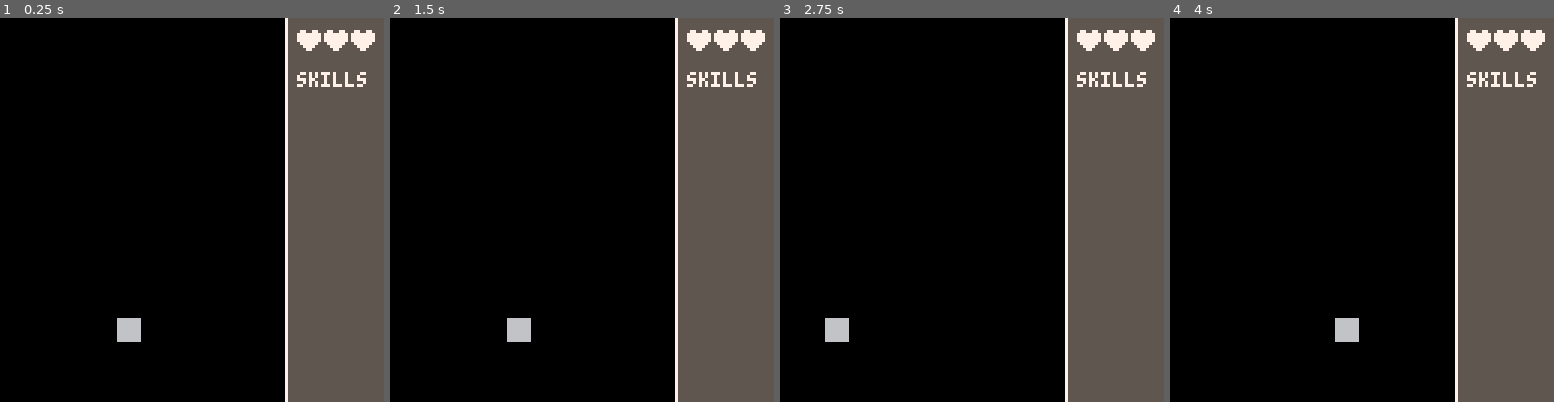
Above: before the commit, frames 1-4 (left to right).
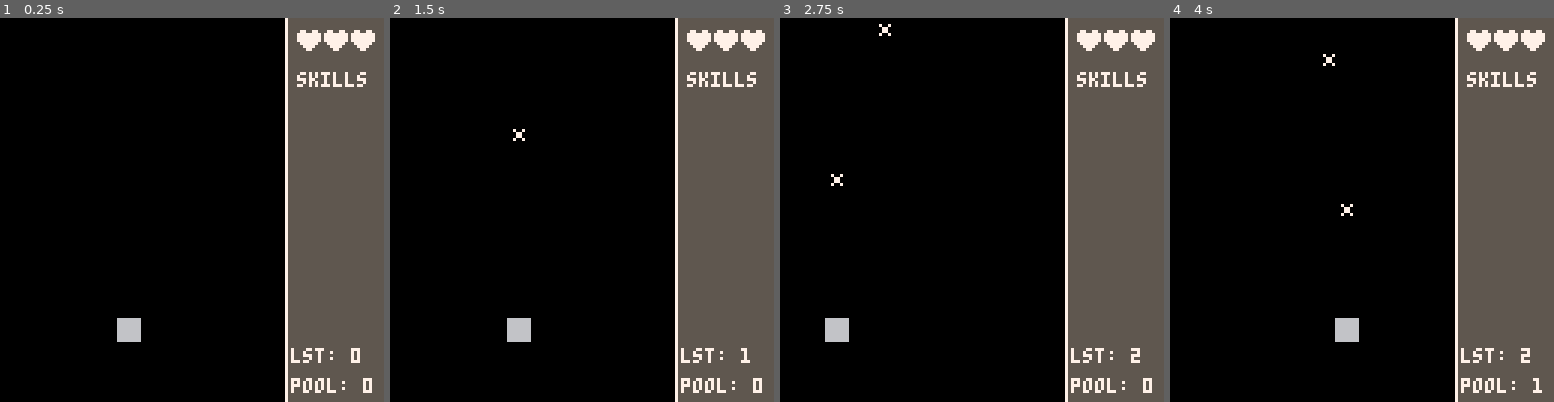
Above: after the commit, the same moments.

Repository: ydrubs/GCCC_GameJam
Game: PICO-8 cartridge nguyen_game/element_wizard.p8
The game is run twice, just before and just after one commit, with the same random seed, the same clock (stepped at 60 frames per second) and the same inputs.
Inputs:
- Up to frame 1 (0.25 s): no input
- Up to frame 2 (1.5 s): tap X (X key) at 1.07 s
- Up to frame 3 (2.75 s): hold Left 1.97-2.37 s; tap X (X key) at 2.07, 2.4, 2.73 s
- Up to frame 4 (4 s): hold Right 2.87-3.53 s; tap X (X key) at 3.07, 3.4, 3.73 s

The runs differ from the first frame. In frame 1, 0.5% of the frame differs, in the area x 75-97%, y 85-98%; in frame 2, 0.6%; in frame 3, 0.6%, in the area x 13-97%, y 1-98%; in frame 4, 0.6%.

Commit message:
add object pooling to projectile

Diff:
--- a/nguyen_game/core/game_manager.lua
+++ b/nguyen_game/core/game_manager.lua
@@ -0,0 +1,76 @@
+Game_Manager = {
+    player = nil,
+
+    projectiles = {},
+    projectiles_pool = {},
+    id = 1,
+}
+
+function Game_Manager:new(o)
+    o = o or {}
+    setmetatable(o, self)
+    self.__index = self
+
+    return o
+end
+
+function Game_Manager:init()
+    self.player = Player:new{x = 47-8, y = 100}
+    self.projectiles = {}
+    self.projectiles_pool = {}
+end
+
+function Game_Manager:update()
+    -- Get input from the player
+    if btn(0) then self.player:move(-1) end -- Left
+    if btn(1) then self.player:move(1) end -- Right
+
+    while #self.projectiles > 0 and self.projectiles[1].disable == true do
+        local projectile = dequeue(self.projectiles)
+        enqueue(self.projectiles_pool, projectile)
+        Log("Pool projectile: " .. projectile.id)
+    end
+
+    if btnp(5) then
+        if #self.projectiles_pool == 0 then
+            local projectile = Projectile:new{x = self.player.x, y = self.player.y}
+            projectile:set_id(self.id) -- Set the id of the projectile
+            enqueue(self.projectiles, projectile)
+            self.id += 1
+        else
+            local projectile = dequeue(self.projectiles_pool)
+            projectile:set_position(self.player.x, self.player.y)
+            self.projectiles[#self.projectiles + 1] = projectile
+            projectile:set_active() -- Set the projectile to active
+        end
+
+        Log("Create projectile: " .. self.projectiles[#self.projectiles].id)
+    end
+
+    for i = 1, #self.projectiles do
+        self.projectiles[i]:update()
+        if self.projectiles[i]:check_out_of_bounds() then
+            self.projectiles[i]:set_disable()
+            Log("Mark disable: " .. self.projectiles[i].id)
+        end
+    end
+
+
+end
+
+function Game_Manager:draw()
+    self.player:draw()
+
+    for i = 1, #self.projectiles do
+        self.projectiles[i]:draw()
+    end
+
+    print("lst: " .. #self.projectiles, 97, 110)
+    print("pool: " .. #self.projectiles_pool, 97, 120)
+end
+
+function Game_Manager:remove_item_from_pool()
+    local item = self.projectiles_pool[#self.projectiles_pool]
+    self.projectiles_pool[#self.projectiles_pool] = nil -- Remove the last item from the pool
+    return item
+end
--- a/nguyen_game/core/main.lua
+++ b/nguyen_game/core/main.lua
@@ -1,14 +1,15 @@
 function _init()
+    game_manager = Game_Manager:new()
+    game_manager:init()
     hud = HUD:new()
-    player = Player:new{x = 47-8, y = 100}
 end
 
 function _update()
-    player:update() -- Update player position based on input
+    game_manager:update()
 end
 
 function _draw()
     cls()
     hud:draw()
-    player:draw() -- Draw the player sprite
+    game_manager:draw()
 end
--- a/nguyen_game/element_wizard.p8
+++ b/nguyen_game/element_wizard.p8
@@ -20,6 +20,7 @@
 -- enemy
 
 -- utils
+#include utils/utils.lua
 #include utils/debug.lua
 __gfx__
 00000000666666660000000000000000000000000000000000000000000000000000000007700770077007700066660000000000000000000000000000000000
--- a/nguyen_game/player/player.lua
+++ b/nguyen_game/player/player.lua
@@ -19,17 +19,14 @@
     self.y = y
 end
 
-function Player:update()
-    -- Update player position based on input
-    if btn(0) then self.x = self.x - self.speed end -- Left
-    if btn(1) then self.x = self.x + self.speed end -- Right
-
+function Player:move(dir)
+    self.x = self.x + dir * self.speed
     self:check_out_of_bounds() -- Check if out of bounds
 end
 
+
 function Player:draw()
-    -- Draw the player sprite at the current position
-    spr(1, self.x, self.y) -- Assuming sprite 1 is the player sprite
+    spr(1, self.x, self.y)
 end
 
 function Player:check_out_of_bounds()
@@ -41,5 +38,4 @@
     if self.x > 127 - 33 - 8 then
         self.x = 127 - 33 - 8
     end
-
 end
--- a/nguyen_game/projectile/projectile.lua
+++ b/nguyen_game/projectile/projectile.lua
@@ -1,16 +1,20 @@
 Projectile = {
+    id = 0,
     -- The projectile's position
     x = 64,
     y = 64,
 
     -- The projectile's speed
-    speed = 1,
+    speed = 5,
 
     -- The projectile's image
     image = 0,
 
     -- The projectile's direction
     direction = -1,
+
+    -- The projectile's disable flag
+    disable = false,
 }
 
 function Projectile:new(o)
@@ -21,14 +25,6 @@
     return o
 end
 
-function Projectile:init(x, y, speed, image, direction)
-    self.x = x
-    self.y = y
-    self.speed = speed
-    self.image = image
-    self.direction = direction
-end
-
 function Projectile:update()
     self.y = self.y + self.speed * self.direction
 end
@@ -36,3 +32,32 @@
 function Projectile:draw()
     spr(self.image, self.x, self.y)
 end
+
+function Projectile:set_id(id)
+    self.id = id
+end
+
+function Projectile:set_position(x, y)
+    self.x = x
+    self.y = y
+end
+
+function Projectile:set_speed(speed)
+    self.speed = speed
+end
+
+function Projectile:set_disable()
+    self.disable = true
+end
+
+function Projectile:set_active()
+    self.disable = false
+end
+
+function Projectile:check_out_of_bounds()
+    if self.y < 0 then
+        return true
+    end
+
+    return false
+end
--- a/nguyen_game/utils/debug.lua
+++ b/nguyen_game/utils/debug.lua
@@ -1,3 +1,7 @@
 function Log(message)
     printh(message, "debug.txt")
 end
+
+function Log(message, overwrite)
+    printh(message, "debug.txt", overwrite)
+end
--- /dev/null
+++ b/nguyen_game/utils/utils.lua
@@ -0,0 +1,19 @@
+function enqueue(tbl, value)
+    tbl[#tbl + 1] = value
+end
+
+-- Dequeue (remove from front)
+function dequeue(tbl)
+    if #tbl == 0 then return nil end
+
+    local value = tbl[1]
+
+    -- shift all elements left
+    for i = 1, #tbl - 1 do
+        tbl[i] = tbl[i + 1]
+    end
+
+    tbl[#tbl] = nil -- remove last element
+
+    return value
+end
Not shown, changed: nguyen_game/debug.txt
